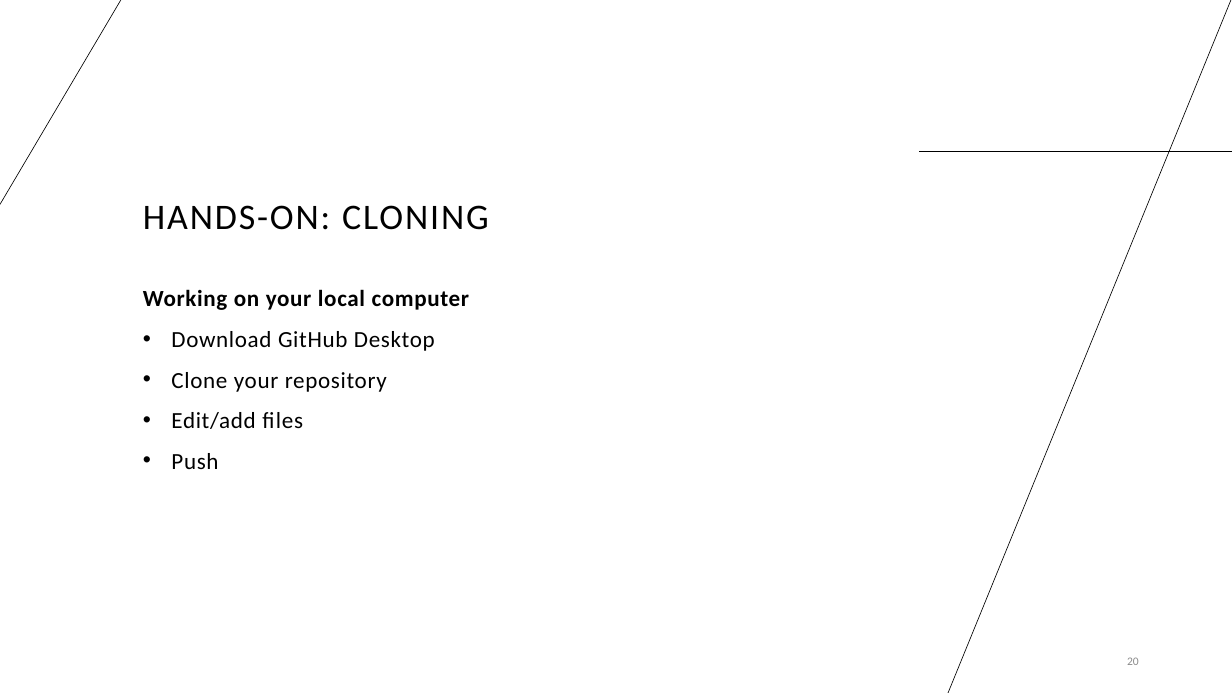
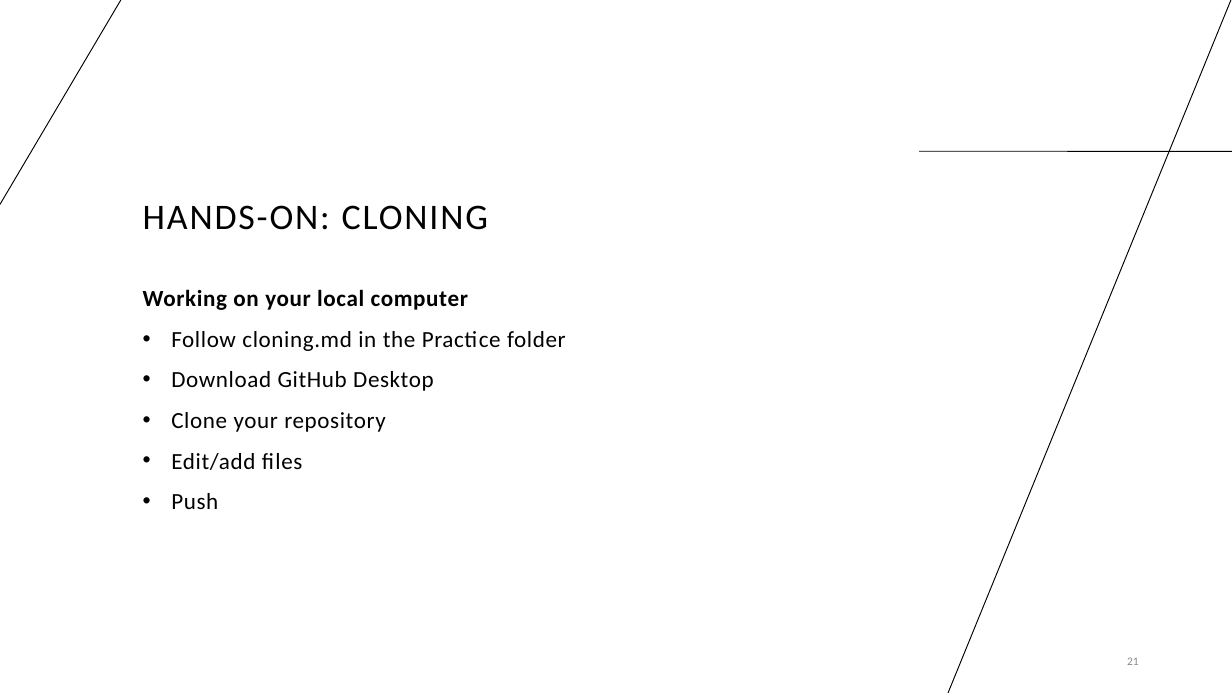
Before and after one commit to cassandra-hui/GitHub-Workshop, a slide deck: slide 21 of Day_1.pptx (slide 20 before the commit). Drawn at 1232x693 pixels with LibreOffice and Linux fonts; fonts in the diff are those of the drawing. Boxes give left, top, right and bottom in pixels: in the first picture for what was removed or moved away, otherwise in the second. Text is boxed around its words. In the diff, an @@ line names an element or a change of style, - is before the commit and + after.

```diff
--- a/Day_1.pptx
+++ b/Day_1.pptx
@@ line (0, 204) - (122, 0): stroke #000000 0.5 pt to #000000 0.75 pt @@
@@ line (1232, 0) - (948, 693): stroke #000000 0.5 pt to #000000 0.75 pt @@
@@ line (920, 152) - (1232, 152): stroke #000000 0.5 pt to #000000 0.75 pt @@
@@ text at (x1=171, y1=331, x2=566, y2=351): paragraph added @@
+  • Follow cloning.md in the Practice folder
@@ page number at (x1=1127, y1=657, x2=1139, y2=665): text changed; text colour #8C8C8C to #8B8B8B @@
-20
+21
```
Also in this commit, not shown: 18 other slides changed, 3 slides added, 1 slide removed, 12 other files.
